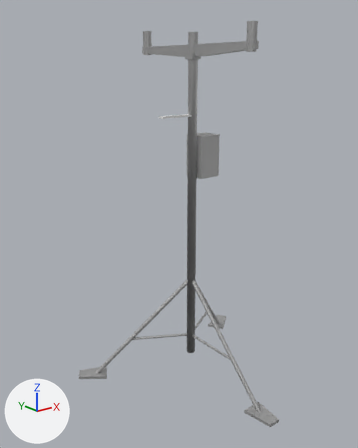
Before and after pictures for a commit that changed the glTF model public/models/BaseFrame.glb.
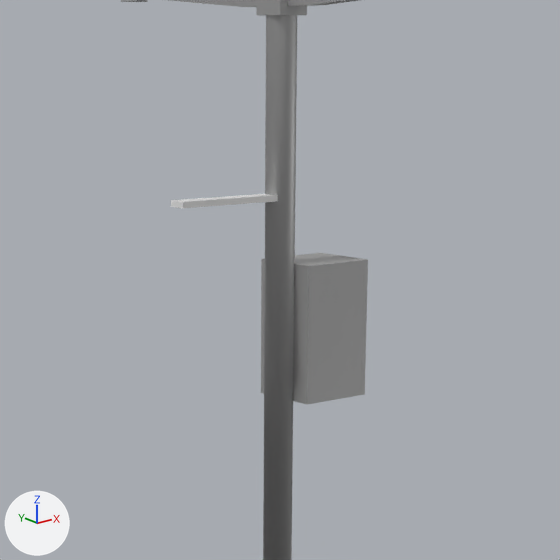
Each version appears first whole from a 50 mm camera at (-31.7, -37.5, 32.2) aimed at (-2.2, -0.7, 17.5), and next in a close-up on the part from 30% to 78% of the width and 12% to 51% of the height. Arrows for +X, +Y and +Z are at lower left; the lights stay in place. The last two pictures show the newer version. Where no turn or scale is listed for an object, it has been applied to the vertices. Vertices at exactly the same position are counted once.

The first close-up shows 'BaseFrame'.
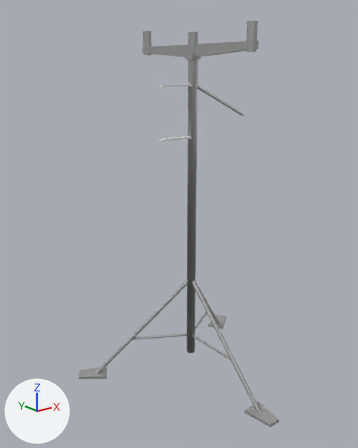
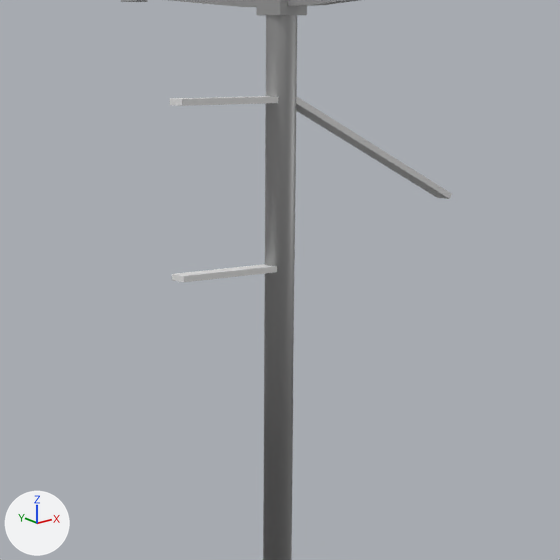
Patch to the scene script:
```diff
--- a/public/models/BaseFrame.glb.py
+++ b/public/models/BaseFrame.glb.py
@@ me_circle_003 @@
 # used by ob_baseframe; location = (0.0, 0.0, 0.0)
-me_circle_003.from_pydata(...)  # 935 vertices, 1424 faces; spans x -11.1..11.1, y -12.4..7.9, z 0.0..35.9
+me_circle_003.from_pydata(...)  # 935 vertices, 1388 faces; spans x -11.1..11.1, y -12.4..7.9, z 0.0..35.9
+# me_circle_003 part 1: the loose piece of 8 vertices spanning x -3.8..-0.2, y -0.3..0.3, z 27.8..28.0 is moved by (0.0, 0.0, 2.8)
+# me_circle_003 part 2: a new loose piece, a box spanning x -3.83..-0.25, y -0.29..0.29, z 25.76..25.94
+# me_circle_003 part 3
+# 16 vertices are removed from x 0.2..2.6, y -1.1..1.1, z 21.8..26.0
+# 60 faces are deleted
+# me_circle_003 part 4
+# 8 vertices are added at x 0.2..7.0, y -0.3..0.3, z 27.5..30.9
+# 12 new faces join them
 me_circle_003.materials.append(mat_material_001)
```

Changed parts and their boxes (x1, y1, x2, y2) in the close-ups (560 x 560 px; the box of a moved part takes in the faces that stretch with it):
'BaseFrame', reshaped: before (121, 0, 368, 560); after (121, 0, 452, 560)
part 1 of me_circle_003, moved or reshaped: before (171, 194, 278, 208); after (170, 96, 278, 106)
part 2 of me_circle_003, added: after (172, 264, 277, 282)
part 3 of me_circle_003, deleted: before (261, 253, 368, 405)
part 4 of me_circle_003, added: after (296, 97, 452, 199)
